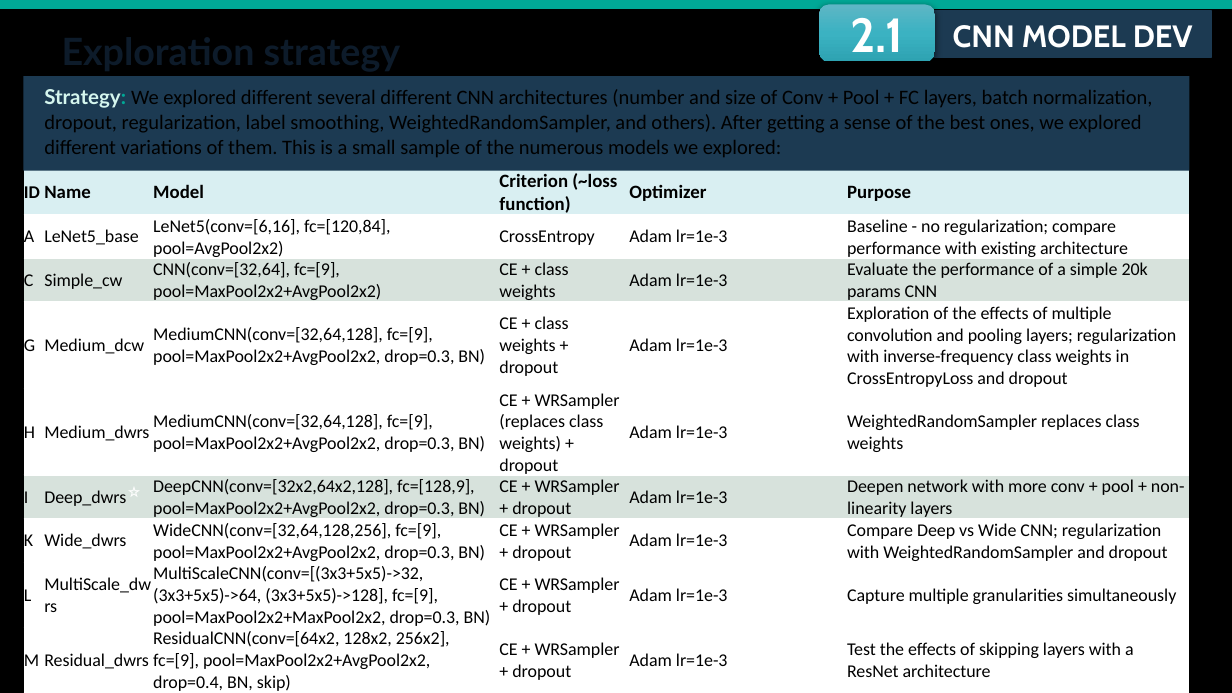
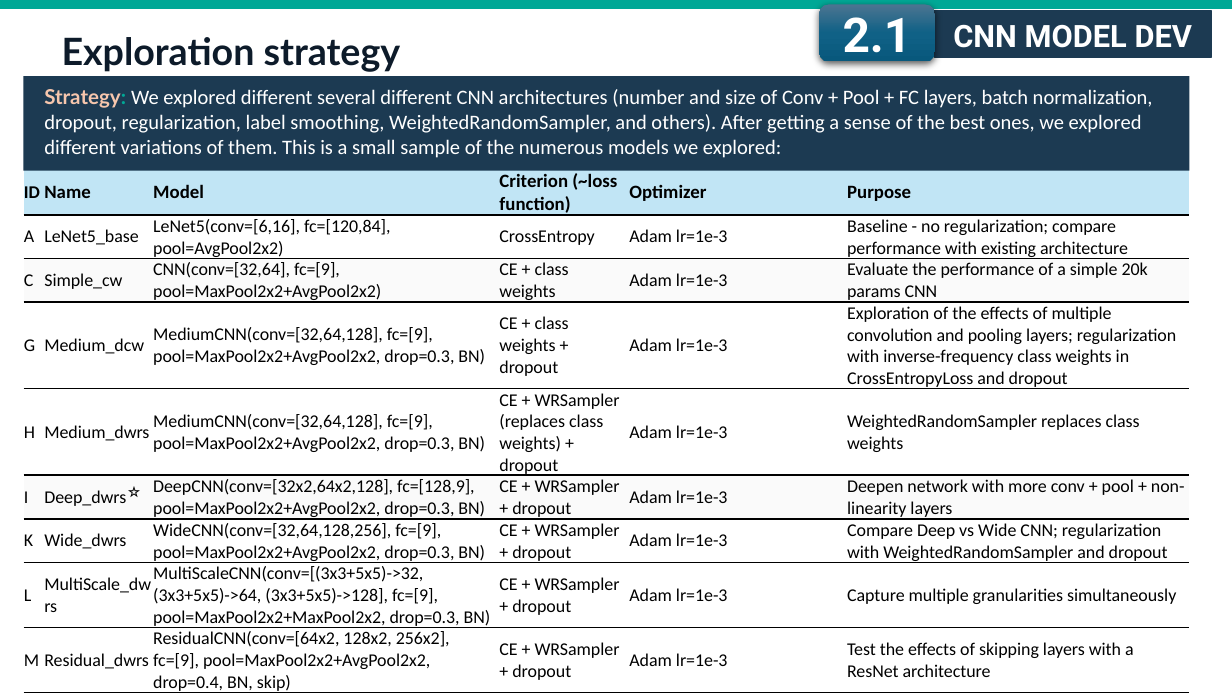
Before and after one commit to fmssilva/DL_Proj, a slide deck: slide 35 of assignment_1/task3/Task3_report.pptx. Drawn at 1232x693 pixels with LibreOffice and Linux fonts; fonts in the diff are those of the drawing. Boxes give left, top, right and bottom in pixels: in the first picture for what was removed or moved away, otherwise in the second. Text is boxed around its words. In the diff, an @@ line names an element or a change of style, - is before the commit and + after.

```diff
--- a/assignment_1/task3/Task3_report.pptx
+++ b/assignment_1/task3/Task3_report.pptx
@@ background #000000 to #FFFFFF @@
@@ rounded rectangle "2.1" at (819, 5, 935, 62): font Cabin to Roboto; fill gradient #5FB7C5 to #3BB3C3 to #2FA3B3 to gradient #4C7591 to #106287 to #09597D @@
@@ rectangle "CNN MODEL DEV" at (935, 11, 1211, 58): font Cabin to Roboto @@
@@ text added at (62, 37, 401, 72), 22 pt, text #0D1B2A, bold @@
+Exploration strategy
@@ text "Strategy: We explored different several ..." at (44, 89, 1153, 158): text colour #D5F6EE to #F6C6AD in "Strategy:"; text colour #000000 to #FFFFFF @@
@@ table at (23, 169, 1190, 693) @@
@@ fill #D9EFF2 to #C1E5F5 in row 1 @@
@@ fill #D7E2DC to #FAFAFA in 12 cells @@
@@ borders changed @@
@@ text "⭐" at (115, 472, 159, 509): font Cabin to Roboto, text colour #FFFFFF to #000000 @@
```
Also in this commit, not shown: 61 other slides changed, 2 other files.
